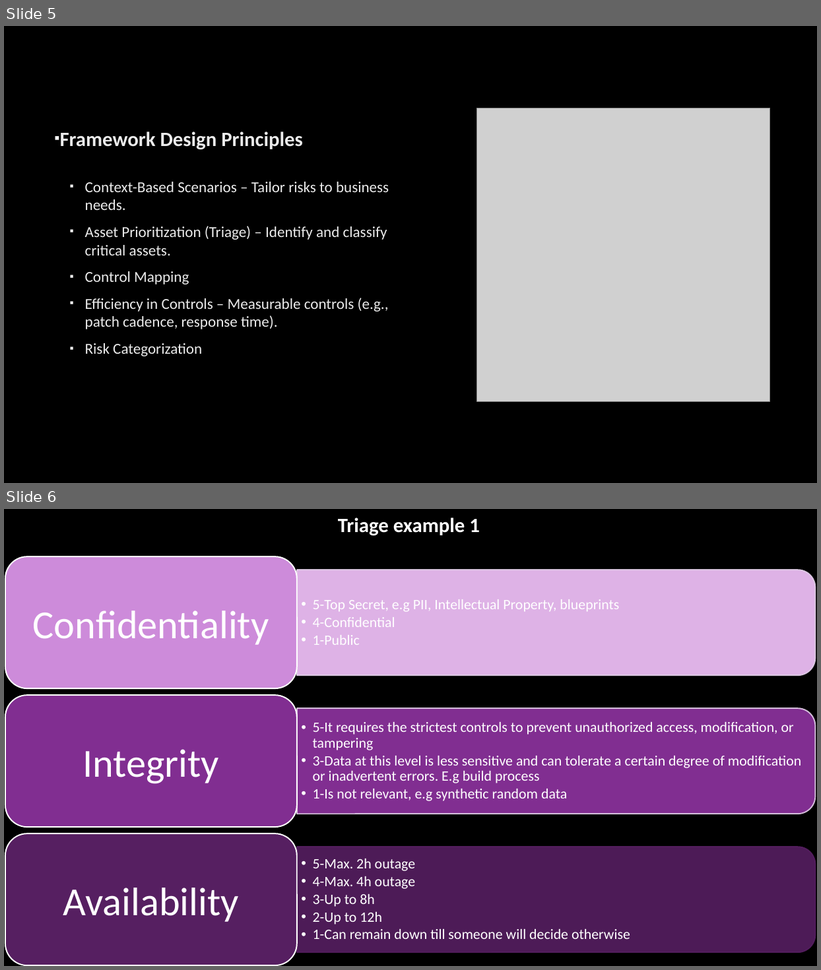
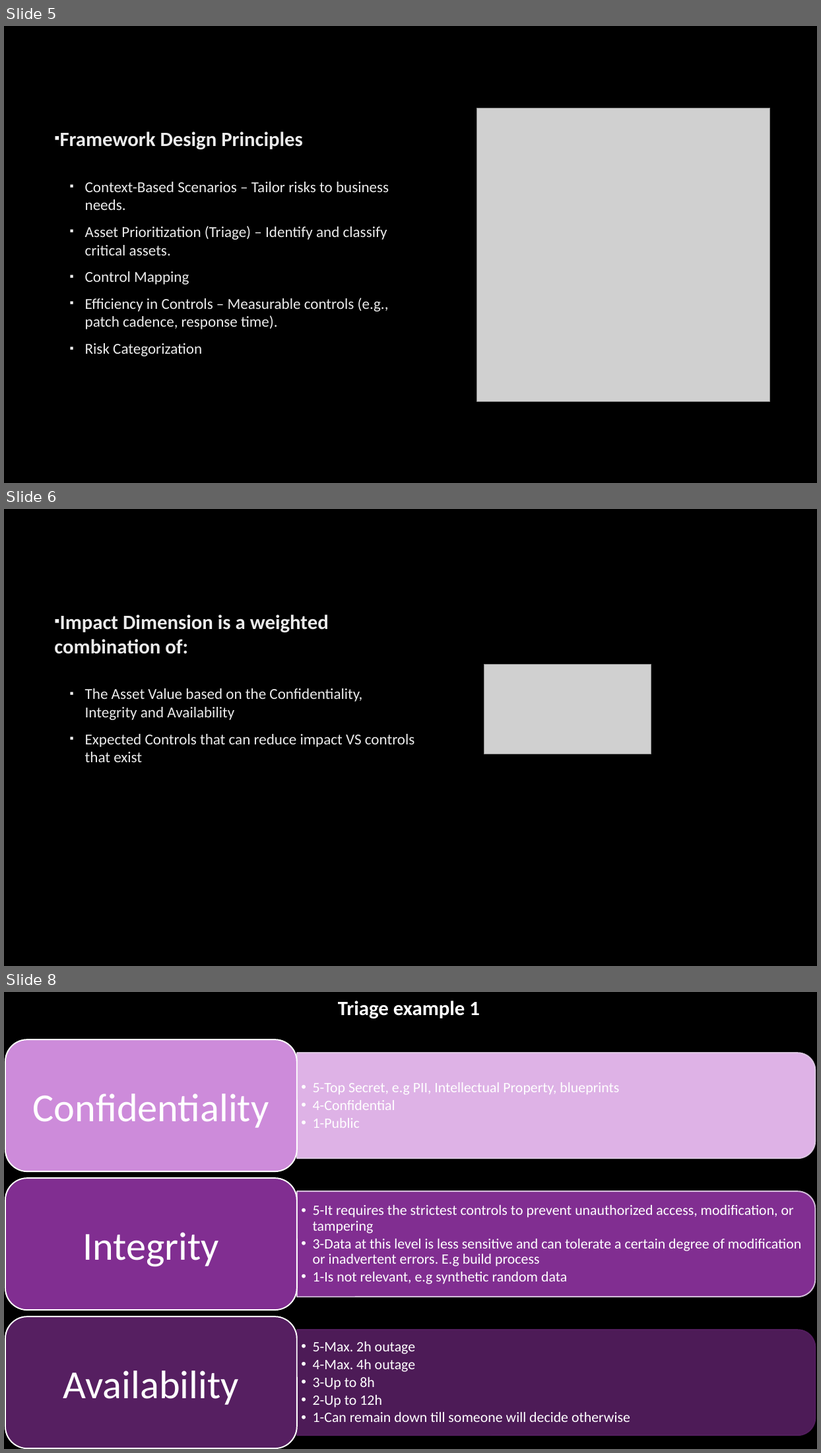
Before and after one commit to misge-dotcom/LSZ_2025, a slide deck: Cyber Risk from Theory to Practice LSZ2025.pptx. Shown one above the other, each under a label of ours: slides 5 and 6 before the commit, slides 5, 6 and 8 after it; the slides between them are not shown. The pictures are 821x970 and 821x1453 pixels, drawn with LibreOffice and Linux fonts; fonts in the diff are those of the drawing; grey boxes stand for pictures; background and template pictures are left out. Boxes give left, top, right and bottom in pixels: in the first picture for what was removed or moved away, otherwise in the second. Text is boxed around its words. In the diff, an @@ line names an element or a change of style, - is before the commit and + after.

```diff
--- a/Cyber Risk from Theory to Practice LSZ2025.pptx
+++ b/Cyber Risk from Theory to Practice LSZ2025.pptx
@@ slide 6 added at (4, 509, 817, 966), background picture (left out) @@
@@ text added at (54, 615, 415, 762), 18 pt, text #EBEBEB @@
+▪ Impact Dimension is a weighted combination of:
+▪ The Asset Value based on the Confidentiality, Integrity and Availability
+▪ Expected Controls that can reduce impact VS controls that exist
@@ picture added at (484, 665, 651, 755) @@
@@ what was slide 6 is now slide 8 @@
```
Also in this commit, not shown: 1 slide changed, 1 other slide added, 1 other file.
